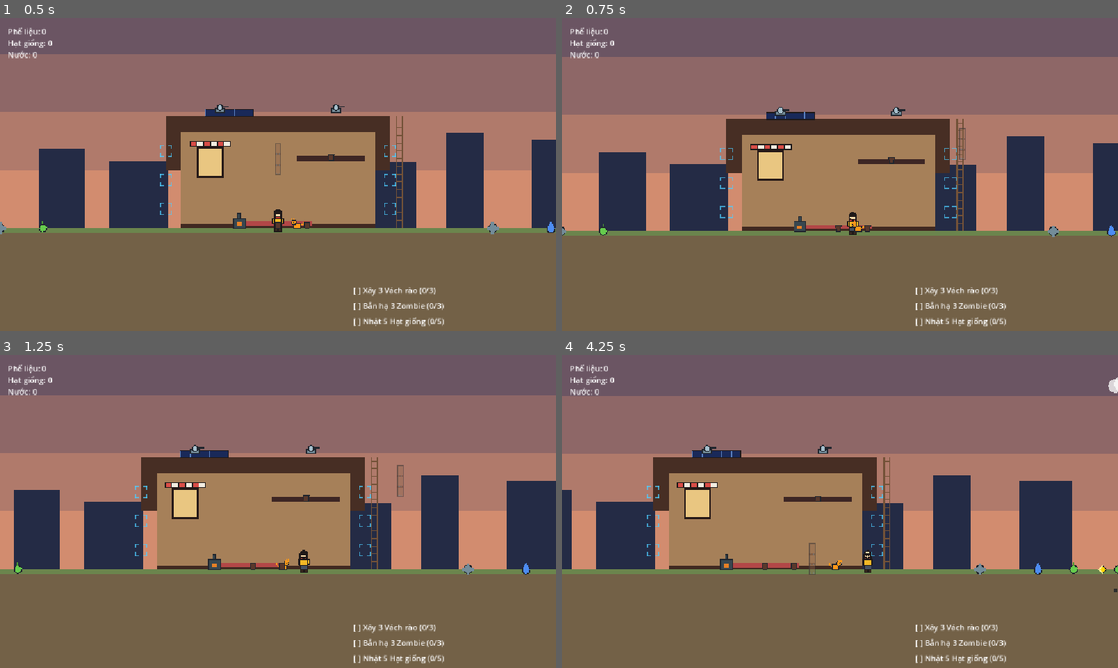
Above: before the commit, frames 1-4 (two rows, left to right).
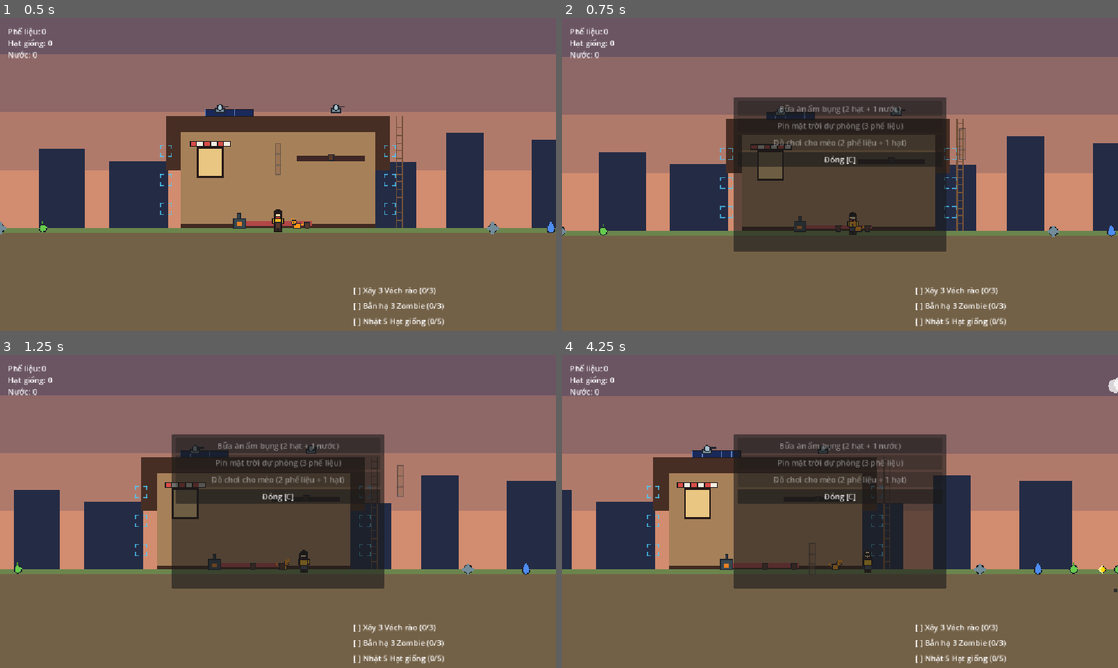
Above: after the commit, the same moments.

Repository: vuphamhocvienmatma/insomnia-dark-war
Game: Godot game, scene res://scenes/main_level.tscn
The game is run twice, just before and just after one commit, with the same random seed, the same clock (stepped at 60 frames per second) and the same inputs.
Inputs (mouse positions are in pixels of both pictures, inside the frame that each line leads up to):
- Up to frame 1 (0.5 s): no input
- Up to frame 2 (0.75 s): move the mouse to (962, 158) at 0.52 s; hold Right (ui_right) from 0.53 s (still down); hold C (toggle_crafting, bound only after the commit) from 0.53 s (still down)
- Up to frame 3 (1.25 s): keep holding Right (ui_right); keep holding C (toggle_crafting, bound only after the commit)
- Up to frame 4 (4.25 s): release Right (ui_right) at 1.25 s; release C (toggle_crafting, bound only after the commit) at 1.25 s; click (840, 495) at 1.25 s, where only the run after the commit has a clickable "Đóng [C]"; move the mouse to (728, 527) at 2.02 s; hold Left (ui_left) 2.03-2.78 s; click (728, 527) at 2.1 s; tap C (toggle_crafting, bound only after the commit) at 2.3, 3.05, 3.6 s; move the mouse to (895, 442) at 2.77 s; hold E (interact) 2.78-3.53 s; hold Right (ui_right) from 2.78 s (still down); move the mouse to (812, 574) at 3.52 s

Frame 1 is identical in both runs. In frame 2, 18% of the frame differs, in the area x 30-70%, y 25-75%; in frame 3, 18%; in frame 4, 18%.

Commit message:
phase 15

Diff:
--- a/insomnia-in-the-dark-war/project.godot
+++ b/insomnia-in-the-dark-war/project.godot
@@ -34,6 +34,11 @@
 "events": [Object(InputEventKey,"resource_local_to_scene":false,"resource_name":"","device":16,"window_id":0,"alt_press …(190 unchanged characters)…
 ]
 }
+toggle_crafting={
+"deadzone": 0.2,
+"events": [Object(InputEventKey,"resource_local_to_scene":false,"resource_name":"","device":16,"window_id":0,"alt_pressed":false,"shift_pressed":false,"ctrl_pressed":false,"meta_pressed":false,"pressed":false,"keycode":0,"physical_keycode":67,"key_label":0,"unicode":0,"location":0,"echo":false,"script":null)
+]
+}
 click_build={
 "deadzone": 0.2,
 "events": [Object(InputEventMouseButton,"resource_local_to_scene":false,"resource_name":"","device":-1,"window_id":0,"a …(253 unchanged characters)…
--- /dev/null
+++ b/insomnia-in-the-dark-war/scenes/crafting_ui.tscn
@@ -0,0 +1,28 @@
+[gd_scene format=3]
+
+[ext_resource type="Script" path="res://scripts/crafting_ui.gd" id="1_craft"]
+
+[node name="CraftingUI" type="CanvasLayer"]
+script = ExtResource("1_craft")
+
+[node name="Panel" type="Panel" parent="."]
+anchors_preset = 8
+anchor_left = 0.5
+anchor_top = 0.5
+anchor_right = 0.5
+anchor_bottom = 0.5
+offset_left = -220.0
+offset_top = -160.0
+offset_right = 220.0
+offset_bottom = 160.0
+
+[node name="VBoxContainer" type="VBoxContainer" parent="Panel"]
+anchors_preset = 15
+anchor_left = 0.0
+anchor_top = 0.0
+anchor_right = 1.0
+anchor_bottom = 1.0
+offset_left = 8.0
+offset_top = 8.0
+offset_right = -8.0
+offset_bottom = -8.0
--- a/insomnia-in-the-dark-war/scenes/main_level.tscn
+++ b/insomnia-in-the-dark-war/scenes/main_level.tscn
@@ -12,6 +12,7 @@
 [ext_resource type="PackedScene" path="res://scenes/hud.tscn" id="10_hud"]
 [ext_resource type="Script" path="res://scripts/warm_fireplace_light.gd" id="11_light"]
 [ext_resource type="Script" path="res://scripts/art_clouds.gd" id="12_clouds"]
+[ext_resource type="PackedScene" path="res://scenes/crafting_ui.tscn" id="13_craft"]
 
 [node name="MainLevel" type="Node2D" unique_id=129172497]
 script = ExtResource("1_level")
@@ -168,4 +169,6 @@
 
 [node name="EnvironmentLight" type="CanvasModulate" parent="." unique_id=1824682841]
 
+[node name="CraftingUI" parent="." instance=ExtResource("13_craft")]
+
 [node name="HUD" parent="." unique_id=874989936 instance=ExtResource("10_hud")]
--- /dev/null
+++ b/insomnia-in-the-dark-war/scripts/crafting_ui.gd
@@ -0,0 +1,106 @@
+extends CanvasLayer
+
+const RECIPES: Array[Dictionary] = [
+	{"id": "meal", "name": "Bữa ăn ấm bụng (2 hạt + 1 nước)", "cost_seeds": 2, "cost_water": 1},
+	{"id": "battery", "name": "Pin mặt trời dự phòng (3 phế liệu)", "cost_scrap": 3},
+	{"id": "cat_toy", "name": "Đồ chơi cho mèo (2 phế liệu + 1 hạt)", "cost_scrap": 2, "cost_seeds": 1}
+]
+
+var panel: Panel
+var buttons: Array[Button] = []
+var cat_toy_done: bool = false
+
+
+func _ready() -> void:
+	panel = $Panel
+	panel.visible = false
+	var vbox: VBoxContainer = $Panel/VBoxContainer
+	for r in RECIPES:
+		var btn: Button = Button.new()
+		btn.text = r["name"]
+		btn.pressed.connect(_craft_i.bind(RECIPES.find(r)))
+		vbox.add_child(btn)
+		buttons.append(btn)
+	var close_btn: Button = Button.new()
+	close_btn.text = "Đóng [C]"
+	close_btn.pressed.connect(_close)
+	vbox.add_child(close_btn)
+	GameState.scrap_changed.connect(_on_resource_changed)
+	GameState.seeds_changed.connect(_on_resource_changed)
+	GameState.water_changed.connect(_on_resource_changed)
+
+
+func _unhandled_input(event: InputEvent) -> void:
+	if event.is_action_pressed("toggle_crafting"):
+		panel.visible = !panel.visible
+		if panel.visible:
+			_refresh()
+
+
+func can_afford(r: Dictionary) -> bool:
+	if GameState.scrap_count < int(r.get("cost_scrap", 0)):
+		return false
+	if GameState.seeds_count < int(r.get("cost_seeds", 0)):
+		return false
+	if GameState.water_count < int(r.get("cost_water", 0)):
+		return false
+	return true
+
+
+func spend(r: Dictionary) -> void:
+	if int(r.get("cost_scrap", 0)) > 0:
+		GameState.spend_scrap(int(r.get("cost_scrap", 0)))
+	if int(r.get("cost_seeds", 0)) > 0:
+		GameState.spend_seeds(int(r.get("cost_seeds", 0)))
+	if int(r.get("cost_water", 0)) > 0:
+		GameState.spend_water(int(r.get("cost_water", 0)))
+
+
+func _refresh() -> void:
+	for i in range(buttons.size()):
+		var r: Dictionary = RECIPES[i]
+		var blocked: bool = not can_afford(r)
+		if r["id"] == "cat_toy" and cat_toy_done:
+			blocked = true
+		buttons[i].disabled = blocked
+
+
+func _on_resource_changed(_value: int) -> void:
+	if panel.visible:
+		_refresh()
+
+
+func _close() -> void:
+	panel.visible = false
+
+
+func _craft_i(i: int) -> void:
+	_craft(i)
+
+
+func _craft(i: int) -> void:
+	var r: Dictionary = RECIPES[i]
+	if not can_afford(r):
+		return
+	spend(r)
+	match r["id"]:
+		"meal":
+			if GameState.is_tired:
+				GameState.is_tired = false
+				GameState.tired_changed.emit(false)
+				print("Ăn xong ấm bụng, hết mệt!")
+			else:
+				GameState.meal_buff = true
+				print("Cất dành bữa ăn cho tối nay.")
+		"battery":
+			var tm: Node = get_tree().get_first_node_in_group("time_manager")
+			if tm != null:
+				tm.max_solar_storage += 25.0
+				print("Max solar +25!")
+		"cat_toy":
+			var cat: Node = get_tree().get_first_node_in_group("companion_cat")
+			if cat != null:
+				cat.loot_cooldown = 4.0
+				cat_toy_done = true
+				print("Mèo có đồ chơi, chăm nhặt hơn!")
+	_refresh()
--- a/insomnia-in-the-dark-war/scripts/game_state.gd
+++ b/insomnia-in-the-dark-war/scripts/game_state.gd
@@ -11,6 +11,7 @@
 var water_count: int = 0
 var breach_last_night: bool = false
 var is_tired: bool = false
+var meal_buff: bool = false
 var relics_found: Array[String] = []
 
 var turret_damage_multiplier: float = 1.0
@@ -51,7 +52,8 @@
 	return true
 
 func start_new_day() -> void:
-	is_tired = breach_last_night
+	is_tired = breach_last_night and not meal_buff
+	meal_buff = false
 	breach_last_night = false
 	tired_changed.emit(is_tired)
 	if is_tired:
